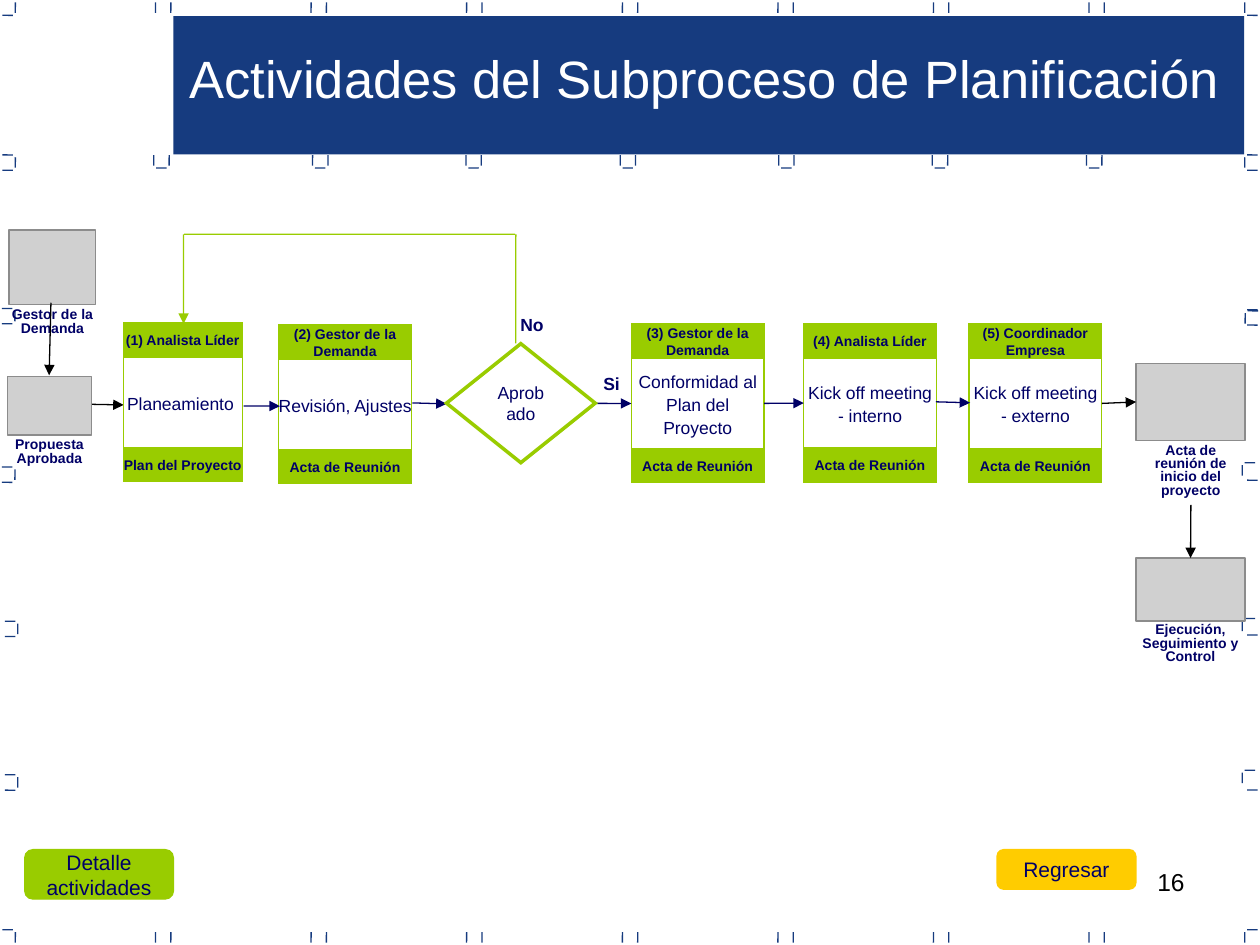
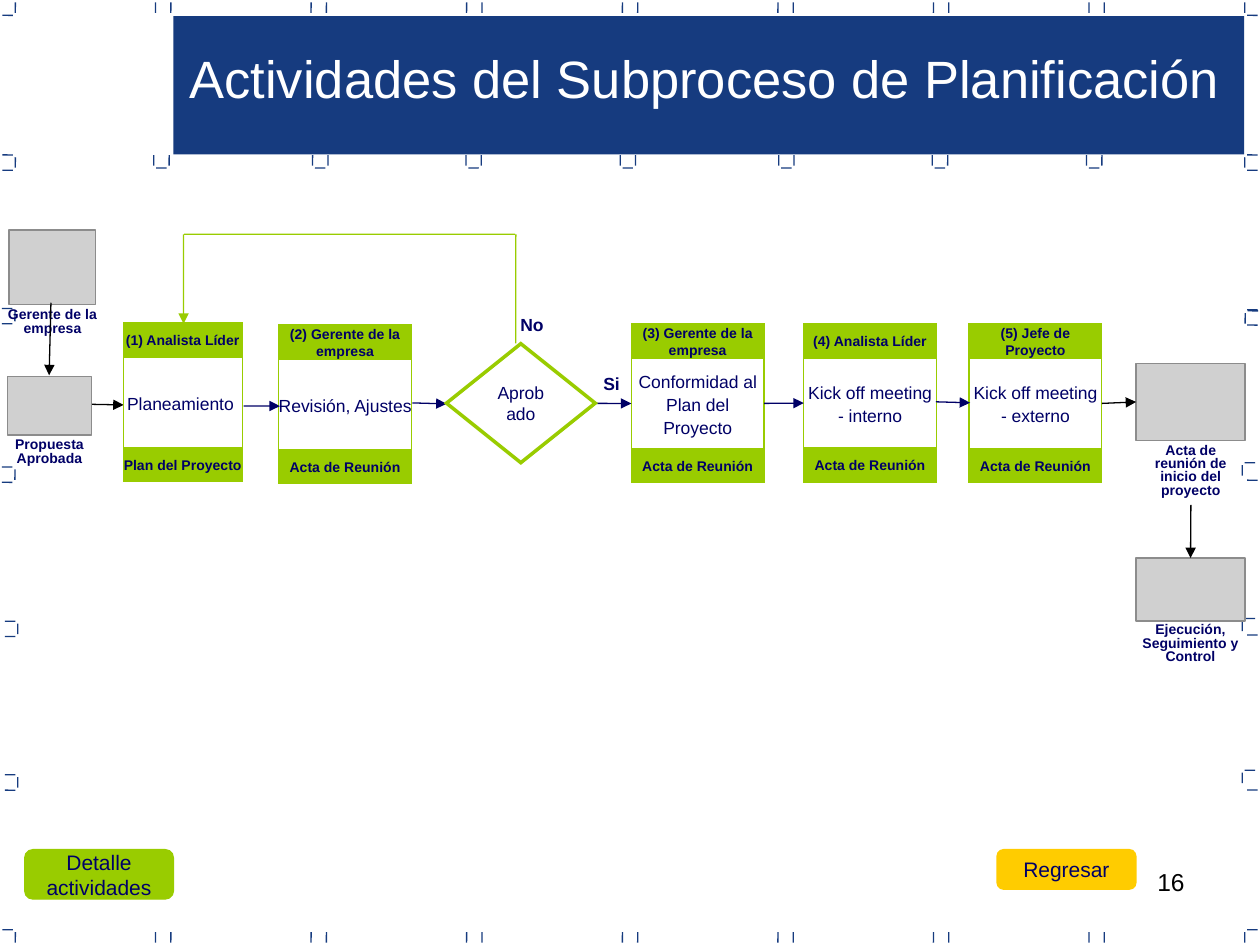
Before and after one commit to joansafr/Dev90PlusPlus, a slide deck: slide 16 of Area PP_PMC/7.0.1.23 Proceso de gestion de proyectos.ppt. Drawn at 1260x945 pixels with LibreOffice and Linux fonts; fonts in the diff are those of the drawing; grey boxes stand for pictures. Boxes give left, top, right and bottom in pixels: in the first picture for what was removed or moved away, otherwise in the second. Text is boxed around its words. In the diff, an @@ line names an element or a change of style, - is before the commit and + after.

Commit message:
Area PP_PMC
Se actualizo la ppt de proceso de gestion y se indico los puntos a
completar/mejorar del Plan de Proyecto (Titulo de color rojo).

```diff
--- a/Area PP_PMC/7.0.1.23 Proceso de gestion de proyectos.ppt
+++ b/Area PP_PMC/7.0.1.23 Proceso de gestion de proyectos.ppt
@@ text at [8, 308, 97, 337]: text changed @@
-Gestor de la Demanda
+Gerente de la empresa
@@ text in rectangle at [290, 329, 400, 359]: text changed @@
-(2) Gestor de la Demanda
+(2) Gerente de la empresa
@@ text in rectangle at [643, 328, 753, 358]: text changed @@
-(3) Gestor de la Demanda
+(3) Gerente de la empresa
@@ text in rectangle at [1001, 328, 1070, 358]: text changed @@
-(5) Coordinador Empresa
+(5) Jefe de Proyecto
```
Also in this commit, not shown: 19 other slides changed, 1 other file.
